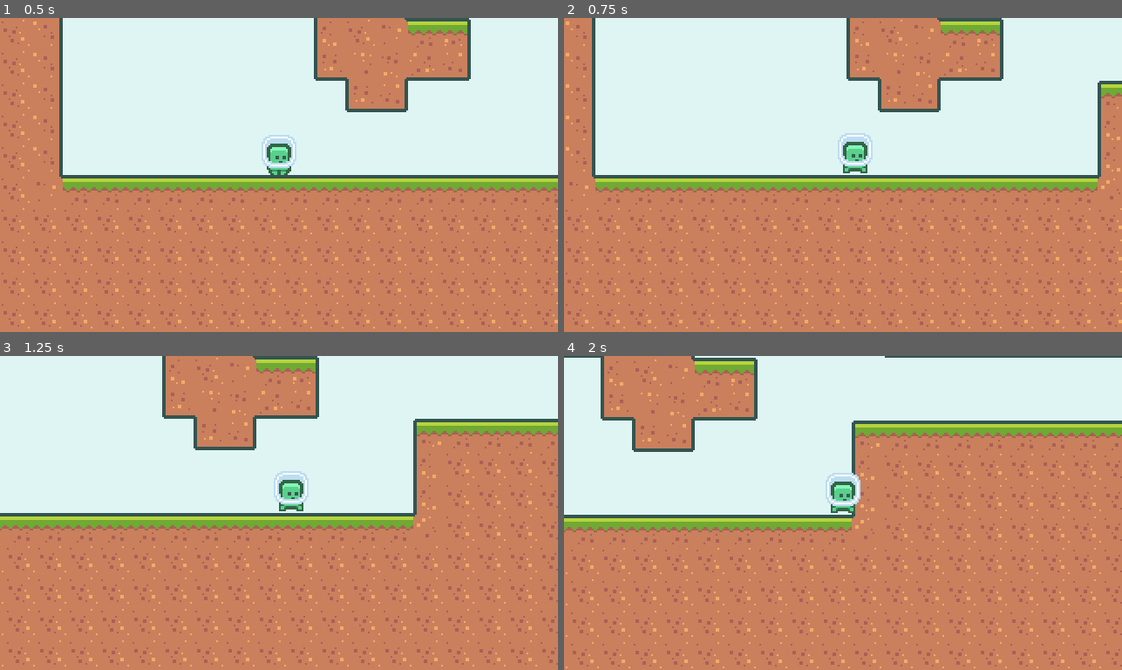
Above: before the commit, frames 1-4 (two rows, left to right).
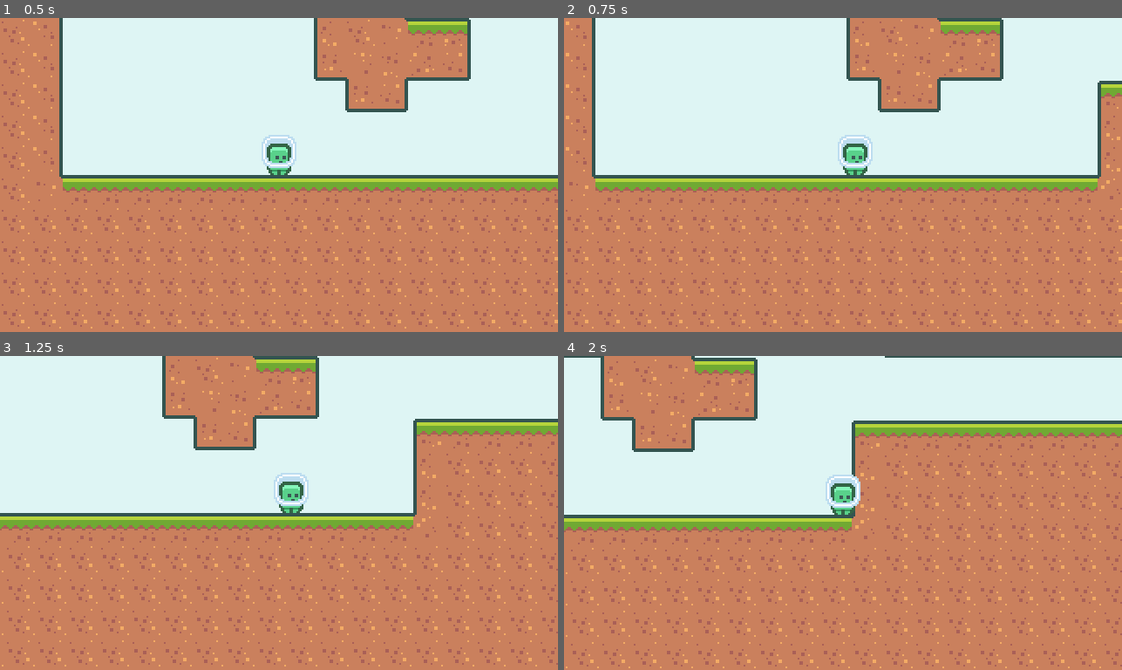
Above: after the commit, the same moments.

Repository: jackwkinsey/2d-platformer
Game: Godot game, scene res://scenes/Main.tscn
The game is run twice, just before and just after one commit, with the same random seed, the same clock (stepped at 60 frames per second) and the same inputs.
Inputs:
- Up to frame 1 (0.5 s): no input
- Up to frame 2 (0.75 s): hold D (move_right) from 0.53 s (still down)
- Up to frame 3 (1.25 s): keep holding D (move_right); tap Space (jump) at 0.77 s
- Up to frame 4 (2 s): keep holding D (move_right); tap Space (jump) at 1.52 s

Frame 1 is identical in both runs. In frame 2, 0.4% of the frame differs, in the area x 49-56%, y 36-50%; in frame 3, 0.4%; in frame 4, 0.4%.
Error before the commit: Attempt to call function 'is_stopped' in base 'null instance' on a null instance. (res://scripts/Player.gd:45)

Commit message:
refactor: add Timer node and swap run frames
Timer is used for "Coyote Time" code logic and run frames are swapped so
if the player mashes a directional button, the sprite doesn't appear to
"scoot" across the world.

Diff:
--- a/scenes/Player.tscn
+++ b/scenes/Player.tscn
@@ -16,7 +16,7 @@
 "name": "jump",
 "speed": 5.0
 }, {
-"frames": [ ExtResource( 2 ), ExtResource( 3 ) ],
+"frames": [ ExtResource( 3 ), ExtResource( 2 ) ],
 "loop": true,
 "name": "run",
 "speed": 10.0
@@ -29,6 +29,10 @@
 "player",
 ]]
 script = ExtResource( 1 )
+
+[node name="CoyoteTimer" type="Timer" parent="."]
+wait_time = 0.2
+one_shot = true
 
 [node name="AnimatedSprite" type="AnimatedSprite" parent="."]
 position = Vector2( 0, -12 )
